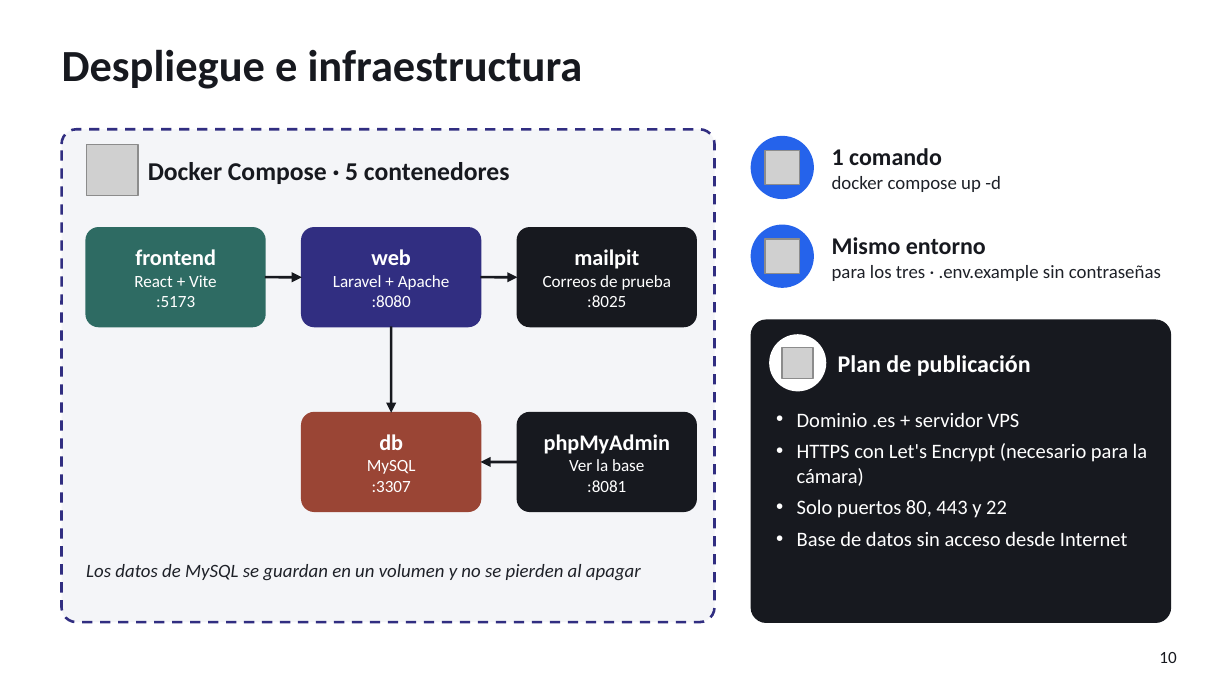
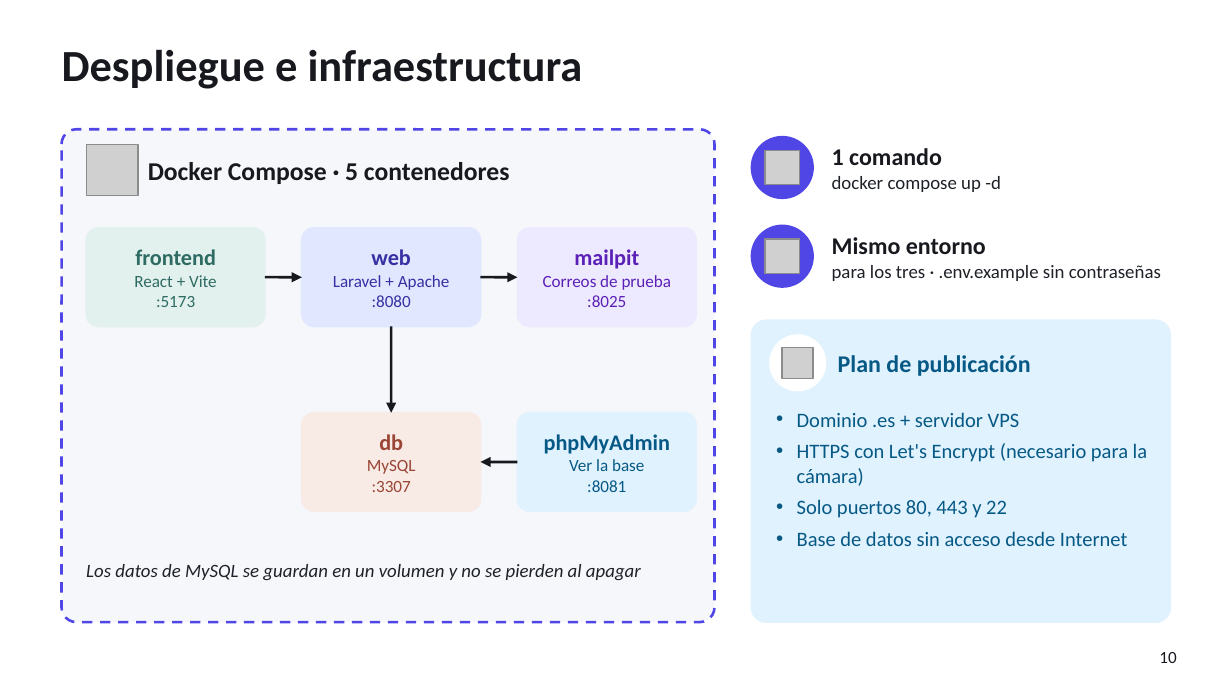
Before and after one commit to pablopedron/SABITECH, a slide deck: slide 10 of documents/Presentacion/07_2_DAW_Intermodular_1Evaluacion_SABITECH_WEB_Presentacion.pptx. Drawn at 1232x693 pixels with LibreOffice and Linux fonts; fonts in the diff are those of the drawing; grey boxes stand for pictures; background and template pictures are left out. Boxes give left, top, right and bottom in pixels: in the first picture for what was removed or moved away, otherwise in the second. Text is boxed around its words. In the diff, an @@ line names an element or a change of style, - is before the commit and + after.

```diff
--- a/documents/Presentacion/07_2_DAW_Intermodular_1Evaluacion_SABITECH_WEB_Presentacion.pptx
+++ b/documents/Presentacion/07_2_DAW_Intermodular_1Evaluacion_SABITECH_WEB_Presentacion.pptx
@@ rounded rectangle at [62,129,715,622]: fill #F4F5F8 to #F5F7FB; outline #312E81 1.5 pt dashed to #4F46E5 1.5 pt dashed @@
@@ ellipse at [752,137,813,198]: fill #2563EB to #4F46E5; outline #2563EB 1 pt to #4F46E5 1 pt @@
@@ text "frontend" at [134,249,217,307]: text colour #FFFFFF to #2E6B63 @@
@@ rounded rectangle at [86,228,265,326]: fill #2E6B63 to #E3F1EE; outline #2E6B63 1 pt to #E3F1EE 1 pt @@
@@ text "web" at [333,249,450,307]: text colour #FFFFFF to #3730A3 @@
@@ rounded rectangle at [302,228,480,326]: fill #312E81 to #E0E7FF; outline #312E81 1 pt to #E0E7FF 1 pt @@
@@ text "mailpit" at [543,249,671,307]: text colour #FFFFFF to #5B21B6 @@
@@ rounded rectangle at [517,228,696,326]: fill #17191F to #EDE9FE; outline #17191F 1 pt to #EDE9FE 1 pt @@
@@ ellipse at [752,225,813,287]: fill #2563EB to #4F46E5; outline #2563EB 1 pt to #4F46E5 1 pt @@
@@ rounded rectangle at [752,320,1170,622]: fill #17191F to #E0F2FE; outline #17191F 1 pt to #E0F2FE 1 pt @@
@@ text "db" at [367,434,416,492]: text colour #FFFFFF to #9A4535 @@
@@ rounded rectangle at [302,413,480,511]: fill #9A4535 to #F8EAE4; outline #9A4535 1 pt to #F8EAE4 1 pt @@
@@ rounded rectangle at [517,413,696,511]: fill #17191F to #E0F2FE; outline #17191F 1 pt to #E0F2FE 1 pt @@
@@ text colour #FFFFFF to #075985 in 3 elements at [544,434,670,492], [838,355,1031,376], [797,412,1148,546] @@
```
Also in this commit, not shown: 14 other slides changed.
